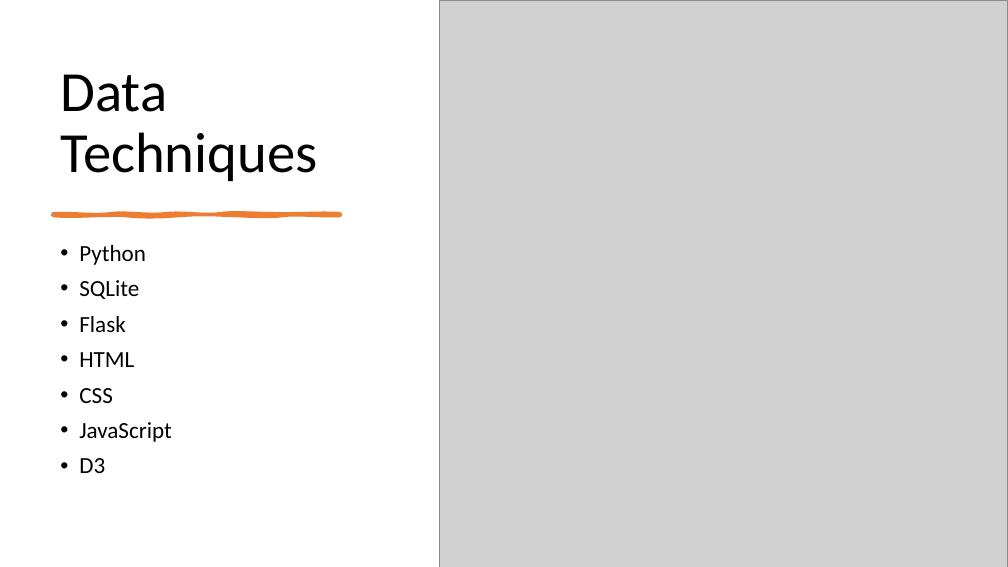
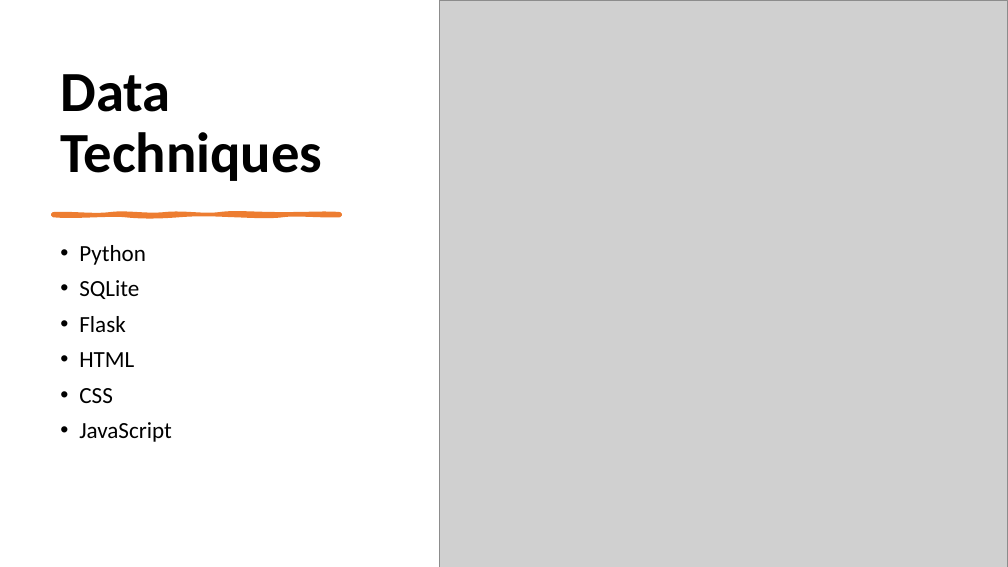
Before and after one commit to RLButch/Group-3-project-Covid-19-analysis, a slide deck: slide 5 of Project3Presentation.pptx. Drawn at 1008x567 pixels with LibreOffice and Linux fonts; fonts in the diff are those of the drawing; grey boxes stand for pictures. Boxes give left, top, right and bottom in pixels: in the first picture for what was removed or moved away, otherwise in the second. Text is boxed around its words. In the diff, an @@ line names an element or a change of style, - is before the commit and + after.

```diff
--- a/Project3Presentation.pptx
+++ b/Project3Presentation.pptx
@@ title "Data Techniques" at <box>60,74,322,181</box>: bold on @@
@@ text at <box>79,458,105,473</box>: paragraph removed @@
-• D3
```
Also in this commit, not shown: 8 other slides changed, 1 slide removed, 3 other files.
